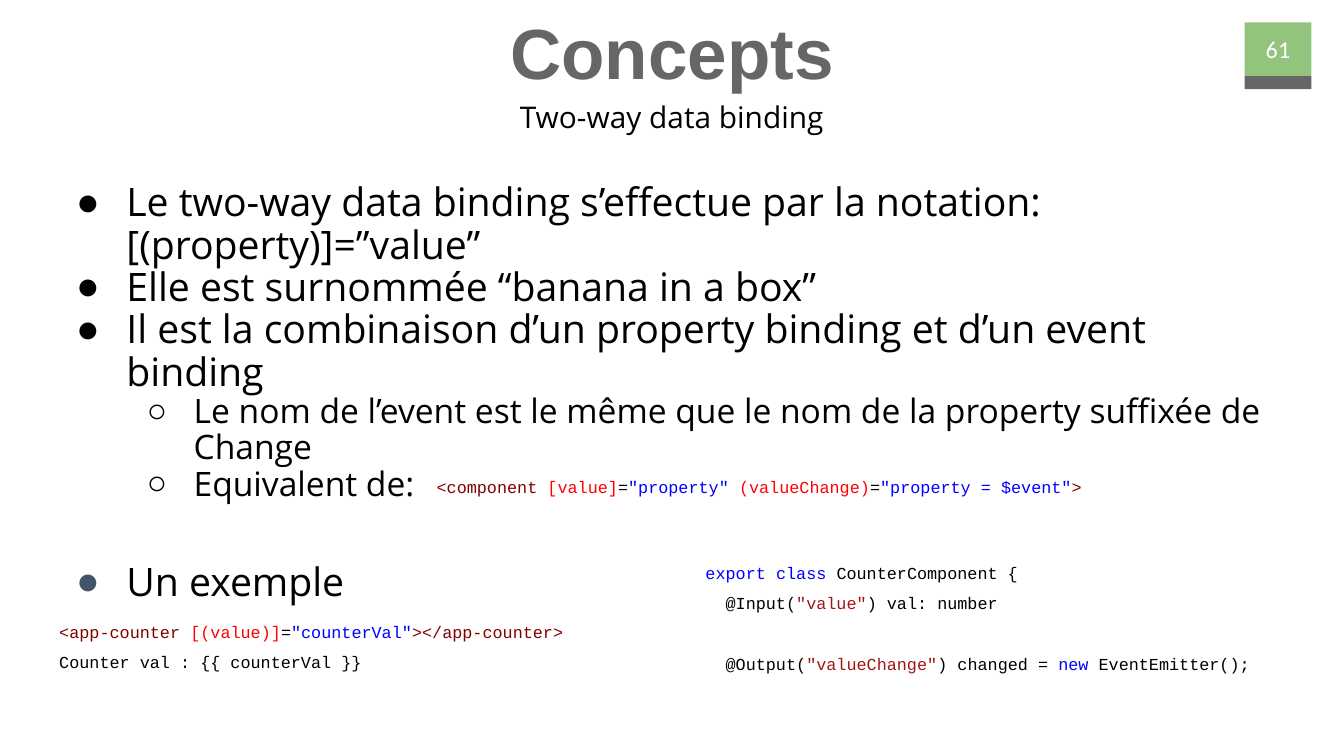
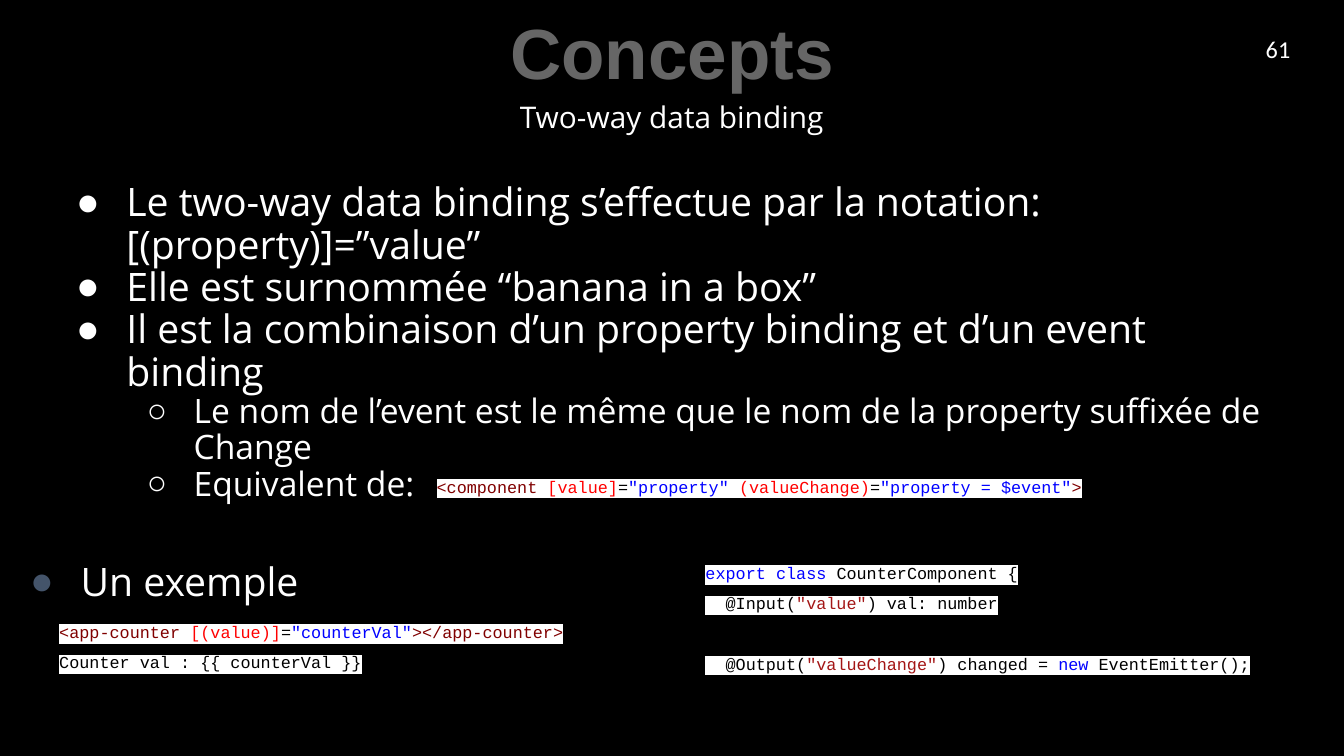
Before and after one commit to Juju-sail/5A, a slide deck: slide 61 of ProgrammationFullStack/Cours.pptx. Drawn at 1344x756 pixels with LibreOffice and Linux fonts; fonts in the diff are those of the drawing. Boxes give left, top, right and bottom in pixels: in the first picture for what was removed or moved away, otherwise in the second. Text is boxed around its words. In the diff, an @@ line names an element or a change of style, - is before the commit and + after.

```diff
--- a/ProgrammationFullStack/Cours.pptx
+++ b/ProgrammationFullStack/Cours.pptx
@@ background #FFFFFF to #000000 @@
@@ rectangle removed at <box>1245,22,1312,76</box> @@
@@ rectangle removed at <box>1245,76,1312,89</box> @@
@@ text colour #000000 to #FFFFFF in 3 elements at <box>126,186,1260,504</box>, <box>520,105,824,135</box>, <box>81,566,298,606</box> @@
@@ text "Un exemple": place and size @@
-text "Un exemple" at <box>126,566,344,606</box>
+text "Un exemple" at <box>81,566,298,606</box>
```
Also in this commit, not shown: 102 other slides changed, 3 other files.
